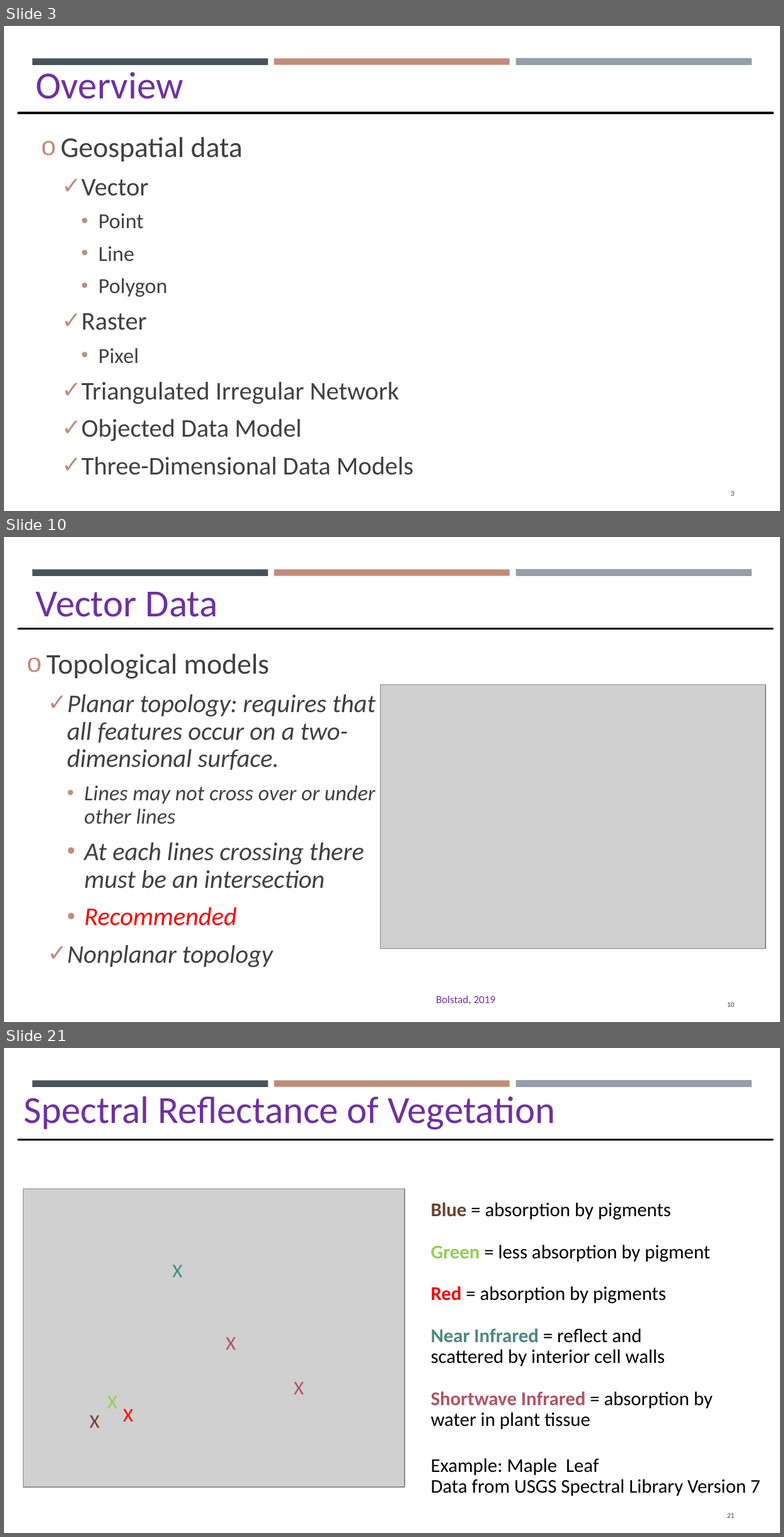
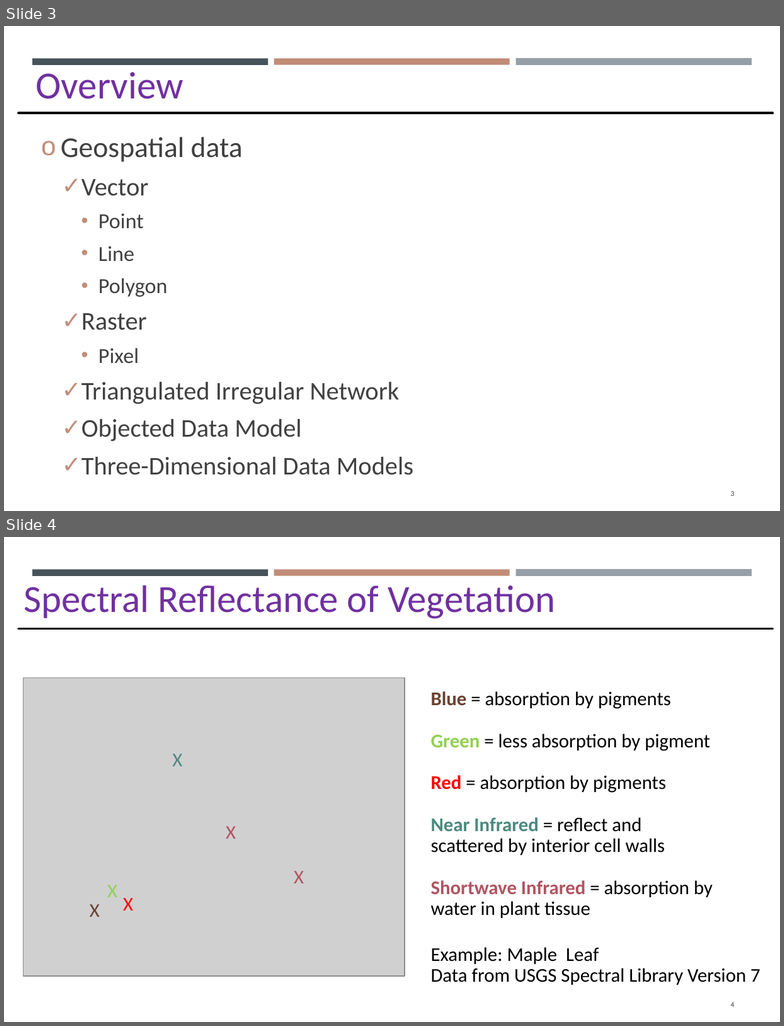
Before and after one commit to gisynw/GIS_I, a slide deck: docs/Lectures/Week04/Week04_GEOG2475_Raster_Thr.pptx. Shown one above the other, each under a label of ours: slides 3, 10 and 21 before the commit, slides 3 and 4 after it; the slides between them are not shown. The pictures are 784x1537 and 784x1026 pixels, drawn with LibreOffice and Linux fonts; fonts in the diff are those of the drawing; grey boxes stand for pictures. Boxes give left, top, right and bottom in pixels: in the first picture for what was removed or moved away, otherwise in the second. Text is boxed around its words. In the diff, an @@ line names an element or a change of style, - is before the commit and + after.

```diff
--- a/docs/Lectures/Week04/Week04_GEOG2475_Raster_Thr.pptx
+++ b/docs/Lectures/Week04/Week04_GEOG2475_Raster_Thr.pptx
@@ slide 10 removed at box(4, 537, 780, 1022), background #FFFFFF; not listed: 3 template elements that a slide beside it also shows @@
@@ text removed at box(36, 592, 218, 617) @@
-Vector Data
@@ line removed from (18, 628) to (773, 628) @@
@@ text removed at box(46, 654, 376, 967) @@
-o Topological models
-  ✓ Planar topology: requires that all features occur on a two-dimensional surface.
-    • Lines may not cross over or under other lines
-    • At each lines crossing there must be an intersection
-    • Recommended
-  ✓ Nonplanar topology
@@ picture removed at box(380, 684, 766, 948) @@
@@ text removed at box(436, 996, 496, 1004) @@
-Bolstad, 2019
@@ page number removed at box(727, 1002, 735, 1007) @@
-10
@@ what was slide 21 is now slide 4 @@
@@ page number at box(731, 1002, 735, 1007): text changed @@
-21
+4
```
Also in this commit, not shown: 4 slides added, 16 other slides removed, 8 other files.
